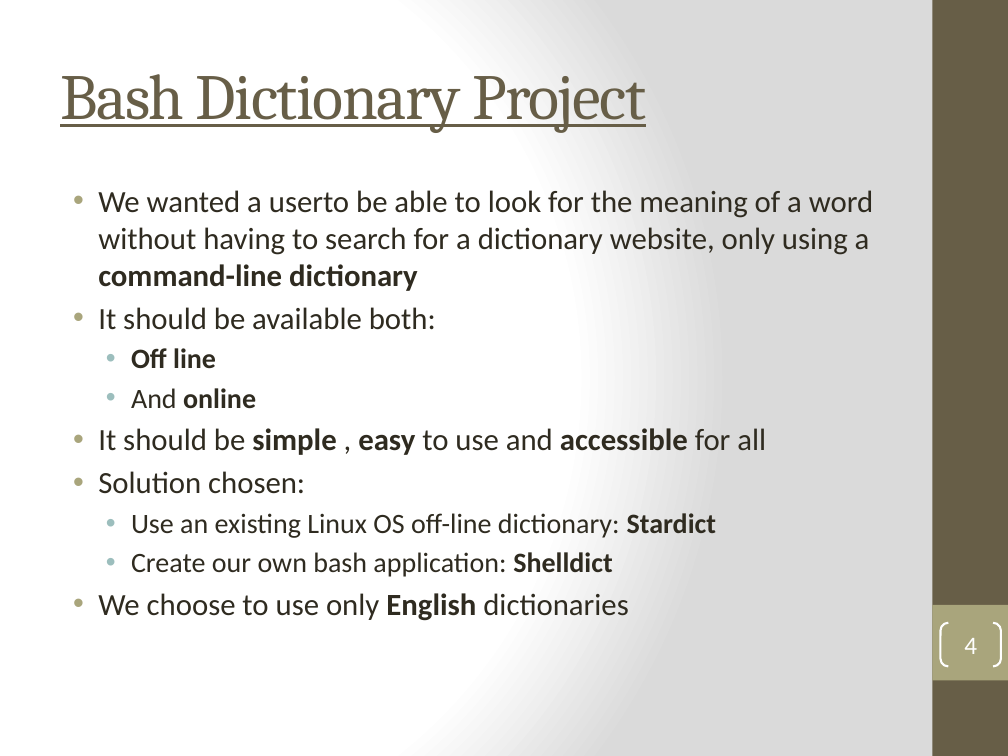
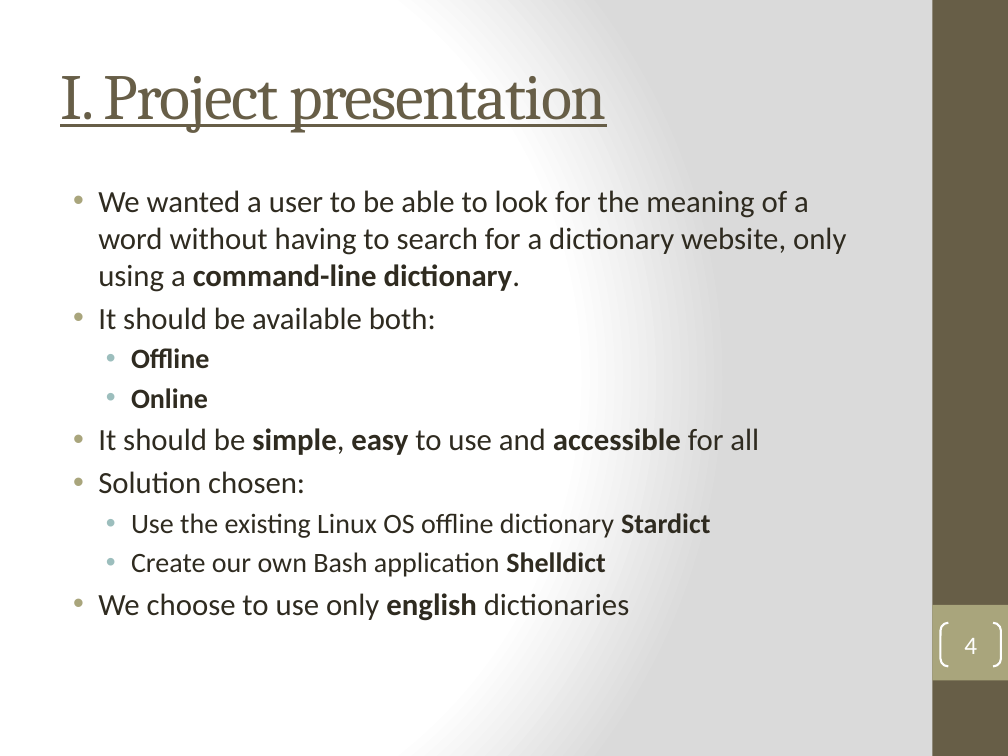
Before and after one commit to kiago/isepse2014, a slide deck: slide 4 of projects/dictionary/Project_Presentation.pptx. Drawn at 1008x756 pixels with LibreOffice and Linux fonts; fonts in the diff are those of the drawing. Boxes give left, top, right and bottom in pixels: in the first picture for what was removed or moved away, otherwise in the second. Text is boxed around its words. In the diff, an @@ line names an element or a change of style, - is before the commit and + after.

Commit message:
update project_presentation

```diff
--- a/projects/dictionary/Project_Presentation.pptx
+++ b/projects/dictionary/Project_Presentation.pptx
@@ title at <box>60,76,606,133</box>: text changed @@
-Bash Dictionary Project
+I. Project presentation
@@ text at <box>98,190,846,292</box>: text changed @@
-• We wanted a userto be able to look for the meaning of a word without having to search for a dictionary website, only using a command-line dictionary
+• We wanted a user to be able to look for the meaning of a word without having to search for a dictionary website, only using a command-line dictionary.
@@ text at <box>98,348,759,455</box>: text changed @@
-  • Off line
-  • And online
-• It should be simple , easy to use and accessible for all
+  • Offline
+  • Online
+• It should be simple, easy to use and accessible for all
@@ text at <box>98,513,710,621</box>: text changed @@
-  • Use an existing Linux OS off-line dictionary: Stardict
-  • Create our own bash application: Shelldict
-• We choose to use only English dictionaries
+  • Use the existing Linux OS offline dictionary Stardict
+  • Create our own Bash application Shelldict
+• We choose to use only english dictionaries
```
Also in this commit, not shown: 10 other slides changed, 6 slides added.
